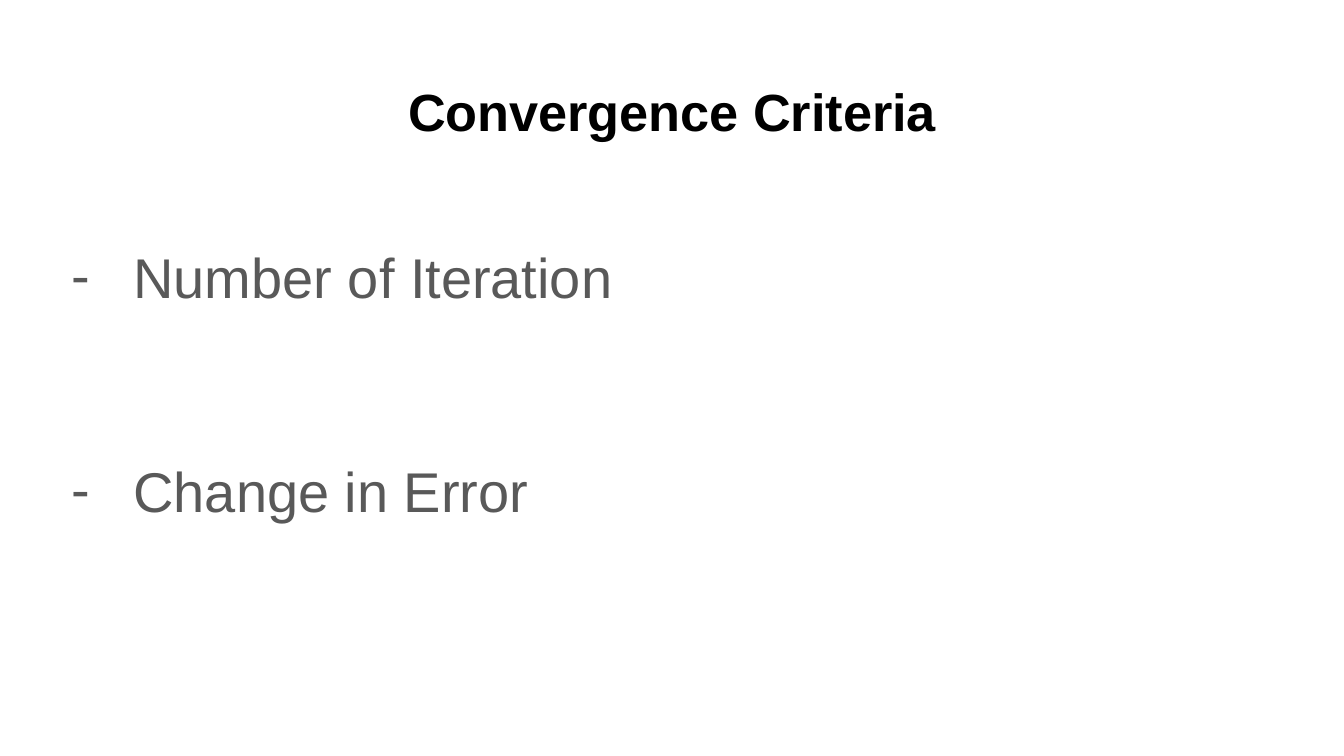
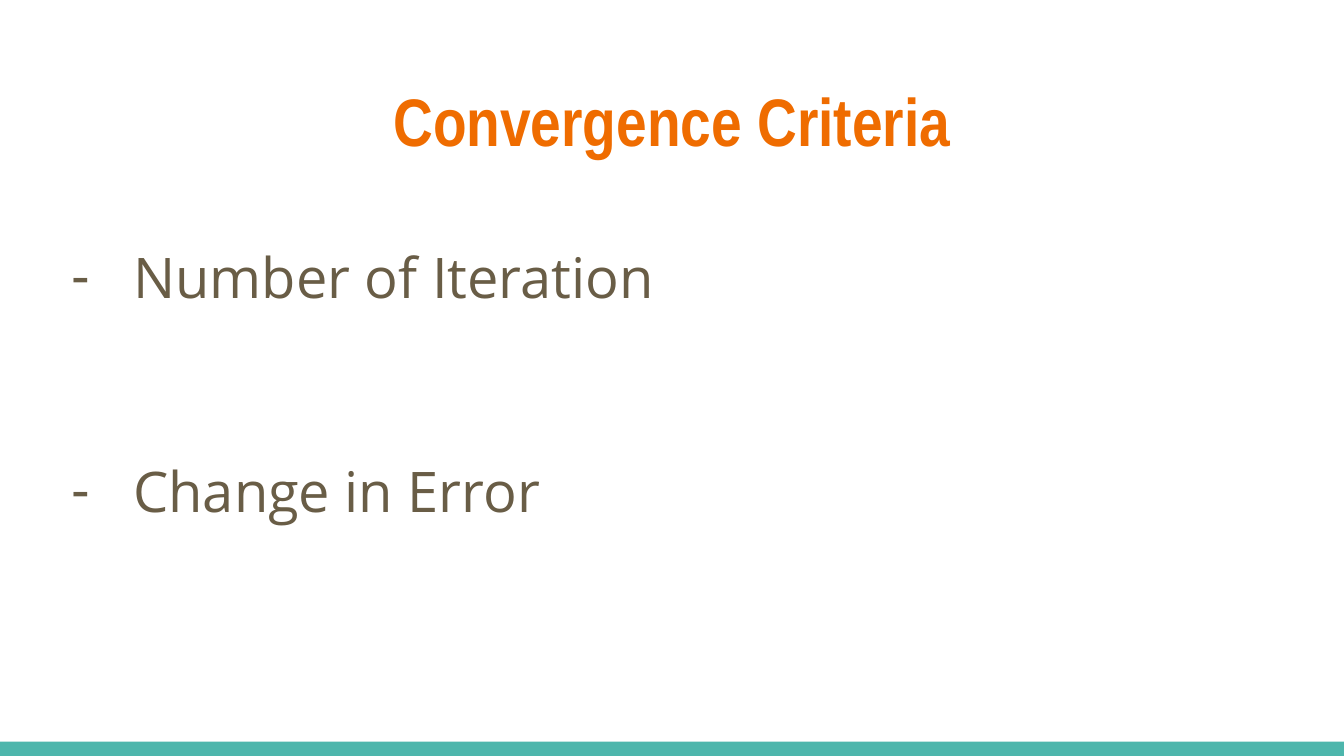
Before and after one commit to jugshaurya/Machine-Learning, a slide deck: slide 16 of Presentation/ML presentation.pptx (slide 15 before the commit). Drawn at 1344x756 pixels with LibreOffice and Linux fonts; fonts in the diff are those of the drawing. Boxes give left, top, right and bottom in pixels: in the first picture for what was removed or moved away, otherwise in the second. Text is boxed around its words. In the diff, an @@ line names an element or a change of style, - is before the commit and + after.

```diff
--- a/Presentation/ML presentation.pptx
+++ b/Presentation/ML presentation.pptx
@@ title "Convergence Criteria" at (x1=393, y1=97, x2=950, y2=158): size 28 to 36 pt, font Arial to Arial Narrow, text colour #000000 to #EF6C00 @@
@@ text "Number of Iteration" at (x1=133, y1=255, x2=654, y2=526): font Arial to Open Sans, text colour #595959 to #695D46; bullet colour #595959 to #695D46 @@
@@ rectangle added at (x1=0, y1=742, x2=1344, y2=756), fill #4DB6AC @@
```
Also in this commit, not shown: 10 other slides changed, 6 slides added, 5 slides removed, 1 other file.
